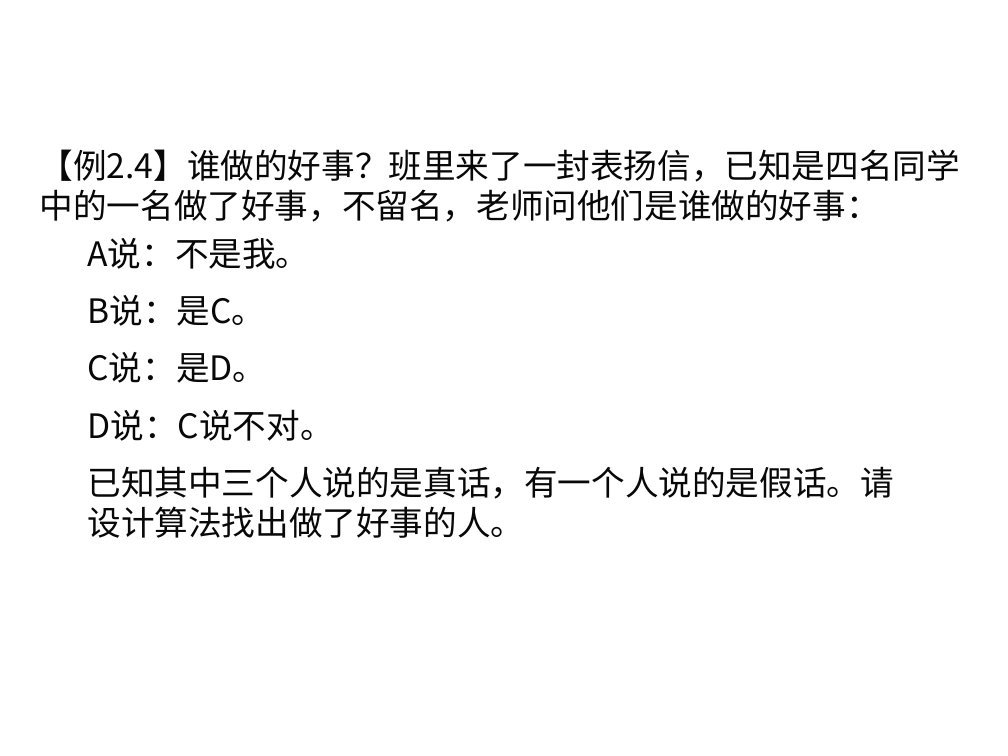
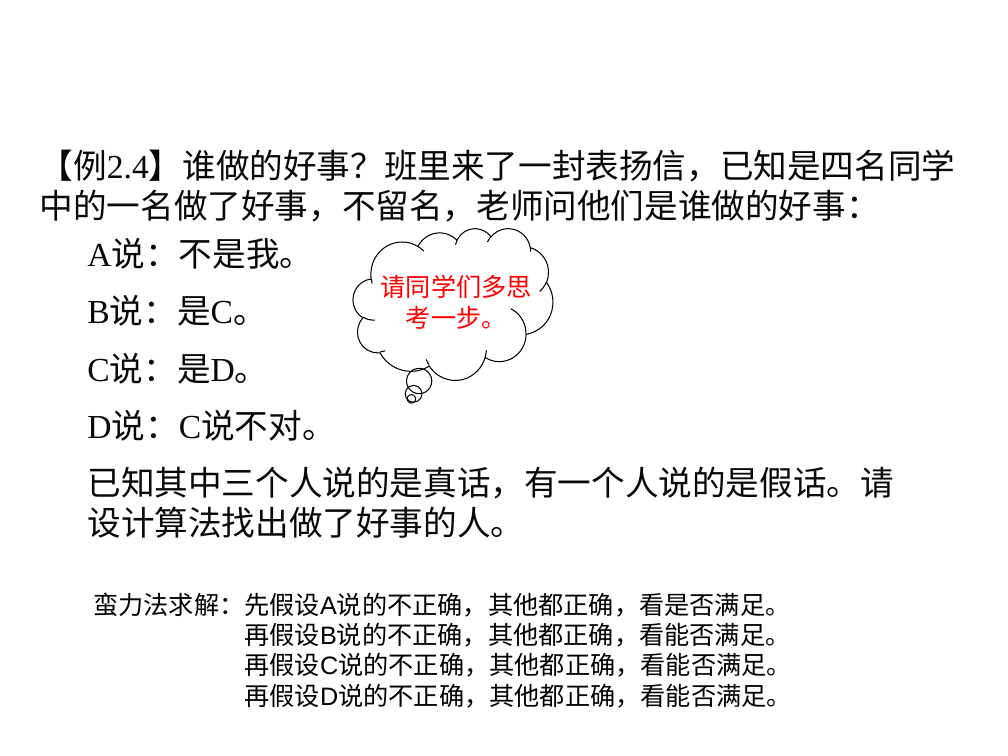
Before and after one commit to liutongling/DP, a slide deck: slide 19 of file/第2章 蛮力法.pptx (slide 17 before the commit). Drawn at 1008x756 pixels with LibreOffice and Linux fonts; fonts in the diff are those of the drawing; background and template pictures are left out. Boxes give left, top, right and bottom in pixels: in the first picture for what was removed or moved away, otherwise in the second. Text is boxed around its words. In the diff, an @@ line names an element or a change of style, - is before the commit and + after.

```diff
--- a/file/第2章 蛮力法.pptx
+++ b/file/第2章 蛮力法.pptx
@@ text "【例2.4】谁做的好事？班里来了一封表扬信，已知是四名同学中的一名做了好事，不留名，老师问他们是谁做的好事：" at <box>40,149,956,222</box>: font Noto Sans CJK SC to Times New Roman @@
@@ text "A说：不是我。" at <box>87,240,893,538</box>: font Noto Sans CJK SC to Times New Roman @@
@@ thought cloud added at <box>353,228,552,380</box>, outline #000000 0.75 pt @@
@@ text added at <box>381,274,532,329</box>, 18 pt, text #FF0000 @@
+请同学们多思考一步。
@@ text added at <box>93,592,791,708</box>, 18 pt, text #000000 @@
+蛮力法求解：先假设A说的不正确，其他都正确，看是否满足。
+    再假设B说的不正确，其他都正确，看能否满足。
+    再假设C说的不正确，其他都正确，看能否满足。
+    再假设D说的不正确，其他都正确，看能否满足。
```
Also in this commit, not shown: 16 other slides changed, 18 slides added, 51 slides removed.
